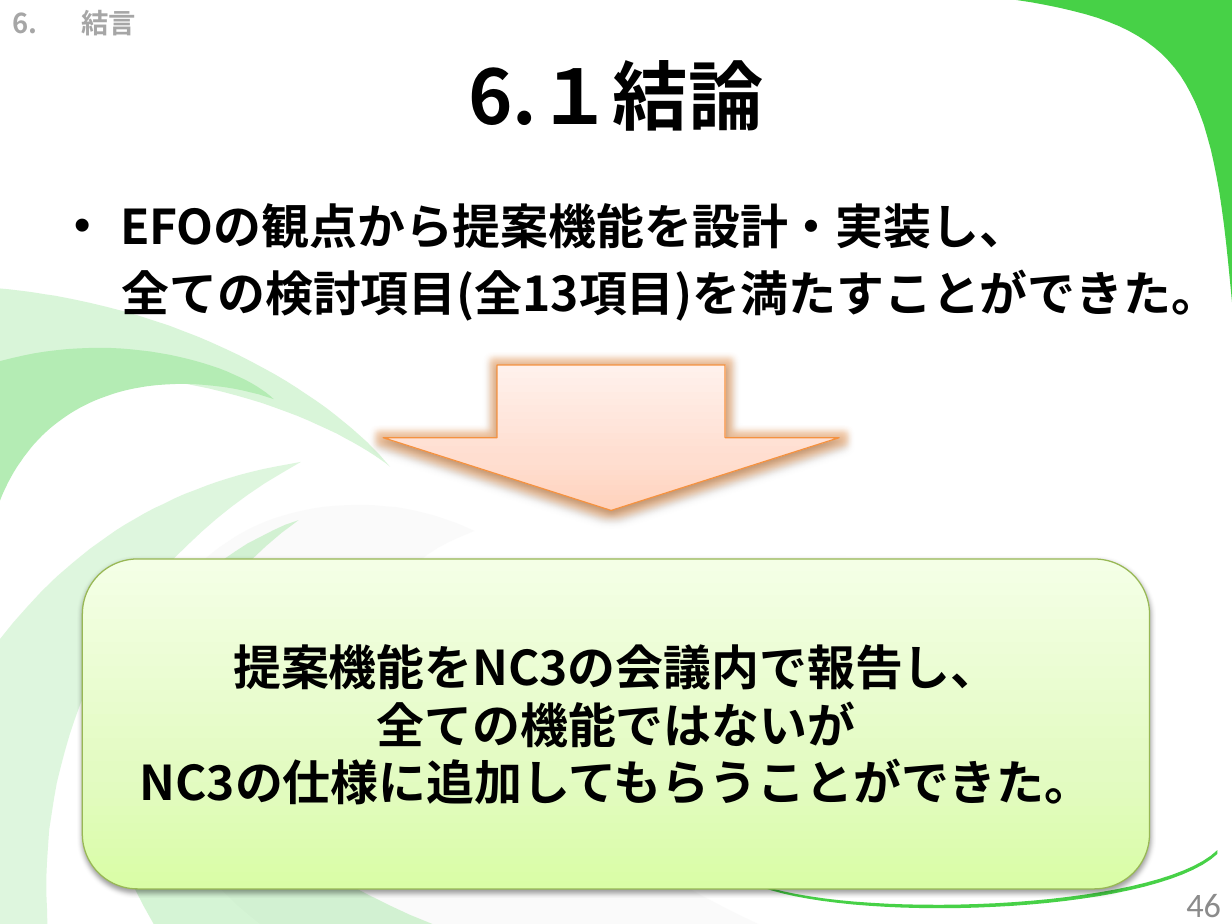
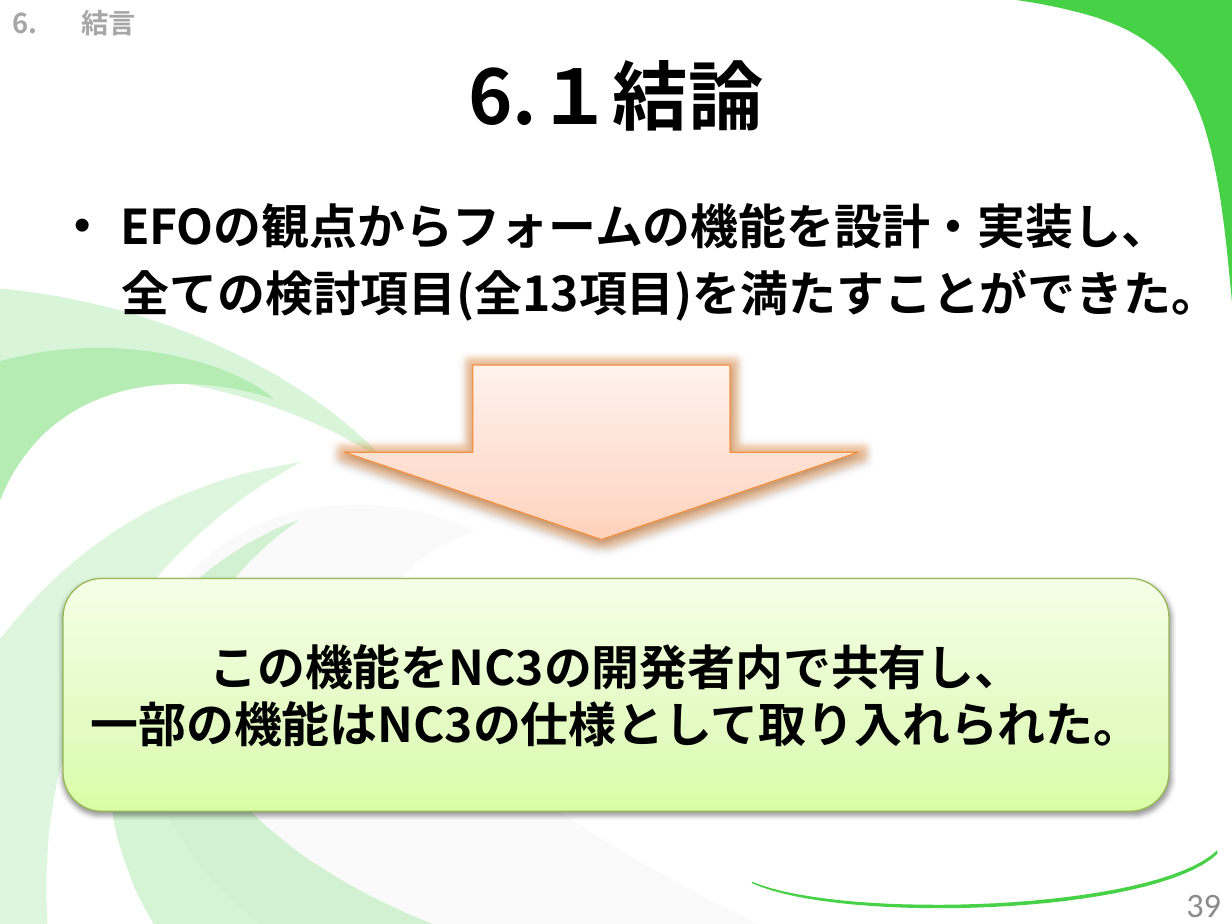
Before and after one commit to kotaro0717/Report-Management, a slide deck: slide 39 of PowerPoint/report_hokada.pptx (slide 46 before the commit). Drawn at 1232x924 pixels with LibreOffice and Linux fonts; fonts in the diff are those of the drawing. Boxes give left, top, right and bottom in pixels: in the first picture for what was removed or moved away, otherwise in the second. Text is boxed around its words. In the diff, an @@ line names an element or a change of style, - is before the commit and + after.

```diff
--- a/PowerPoint/report_hokada.pptx
+++ b/PowerPoint/report_hokada.pptx
@@ text at <box>120,203,1169,249</box>: text changed @@
-• EFOの観点から提案機能を設計・実装し、
+• EFOの観点からフォームの機能を設計・実装し、
@@ down arrow: place and size @@
-down arrow at <box>383,365,839,510</box>
+down arrow at <box>345,365,859,540</box>
@@ rounded rectangle "この機能をNC3の開発者内で共有し、": place and size @@
-rounded rectangle "この機能をNC3の開発者内で共有し、" at <box>83,559,1149,890</box>
+rounded rectangle "この機能をNC3の開発者内で共有し、" at <box>63,578,1169,811</box>
@@ text in rounded rectangle at <box>91,644,1142,747</box>: text changed @@
-提案機能をNC3の会議内で報告し、
-全ての機能ではないが
-NC3の仕様に追加してもらうことができた。
+この機能をNC3の開発者内で共有し、
+一部の機能はNC3の仕様として取り入れられた。
@@ page number at <box>1186,895,1221,917</box>: text changed @@
-46
+39
```
Also in this commit, not shown: 41 other slides changed, 1 slide added, 3 slides removed, 2 other files.
